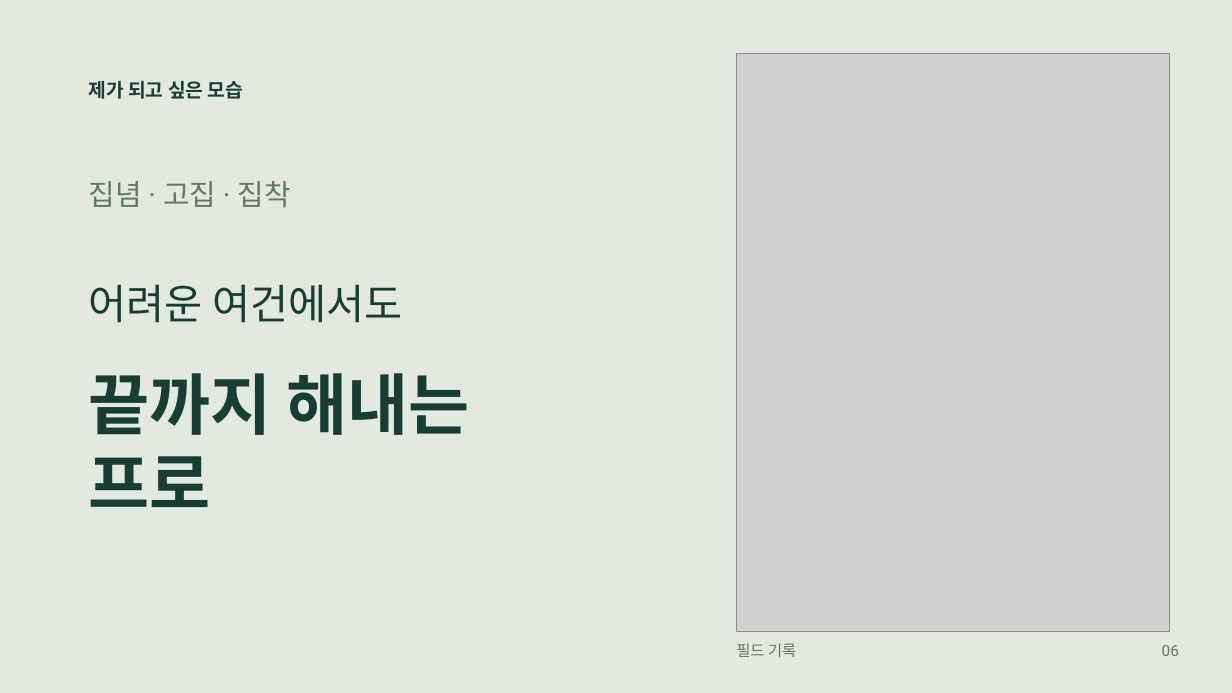
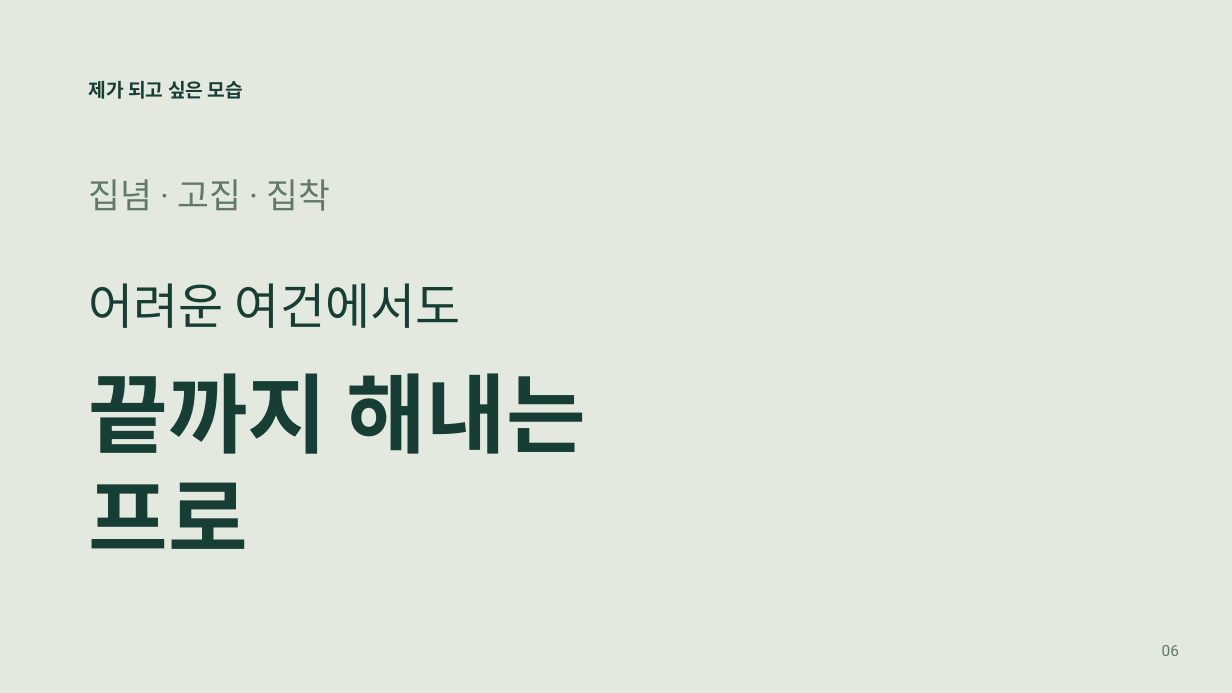
Before and after one commit to jaeyoung5178-bot/Presence, a slide deck: slide 6 of education/mentality/nozero400/NoZero-400Days.pptx. Drawn at 1232x693 pixels with LibreOffice and Linux fonts; fonts in the diff are those of the drawing; grey boxes stand for pictures. Boxes give left, top, right and bottom in pixels: in the first picture for what was removed or moved away, otherwise in the second. Text is boxed around its words. In the diff, an @@ line names an element or a change of style, - is before the commit and + after.

```diff
--- a/education/mentality/nozero400/NoZero-400Days.pptx
+++ b/education/mentality/nozero400/NoZero-400Days.pptx
@@ picture removed at [737,54,1170,631] @@
@@ text "집념 · 고집 · 집착" at [89,179,331,211]: size 22.5 to 27 pt @@
@@ text "어려운 여건에서도" at [89,283,461,328]: size 32.2 to 38.2 pt @@
@@ text "끝까지 해내는" at [89,373,586,549]: size 51.8 to 67.5 pt @@
@@ text removed at [736,643,796,657] @@
-필드 기록
```
Also in this commit, not shown: 8 other slides changed, 5 slides added, 2 slides removed, 10 other files.
